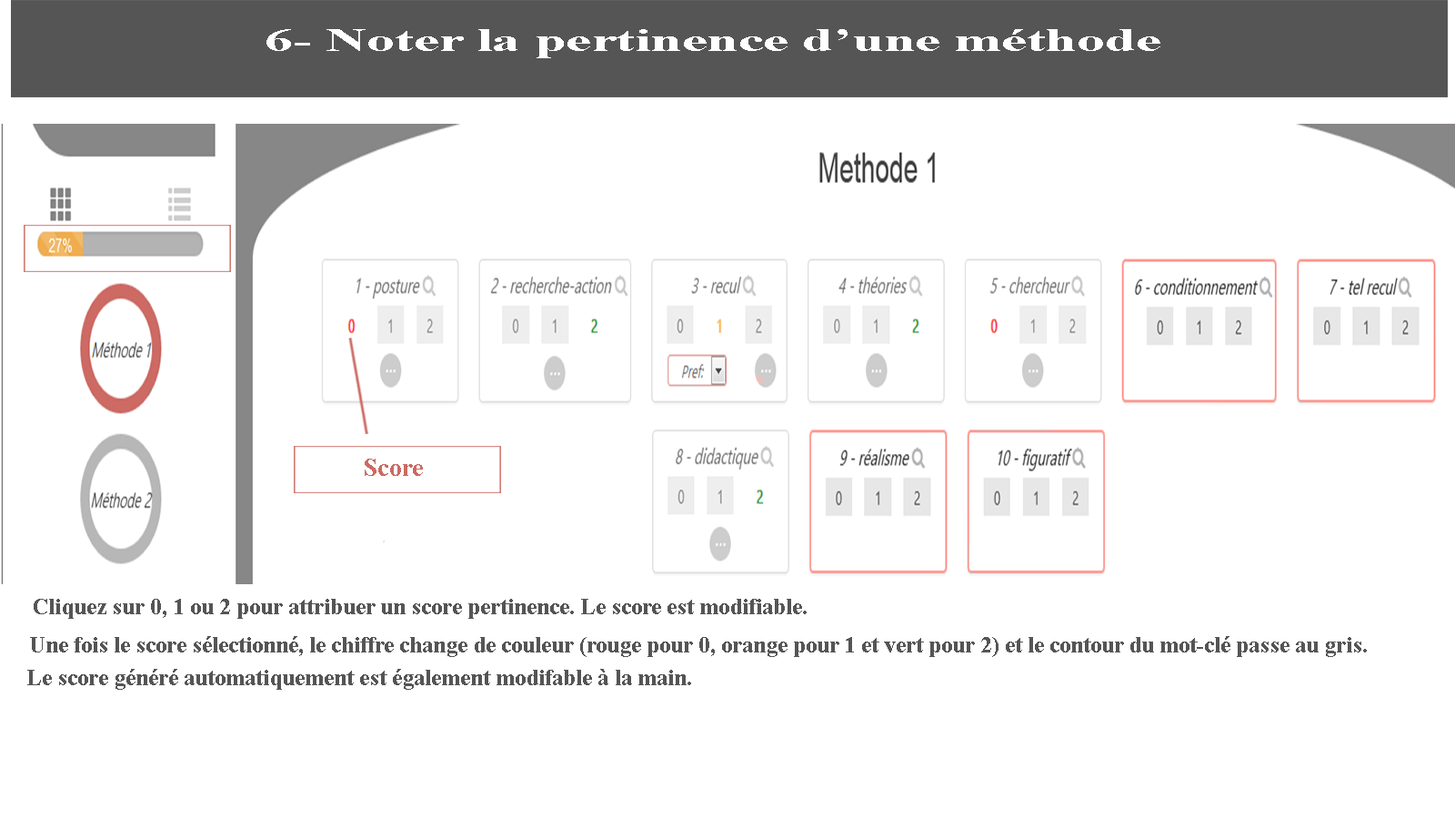
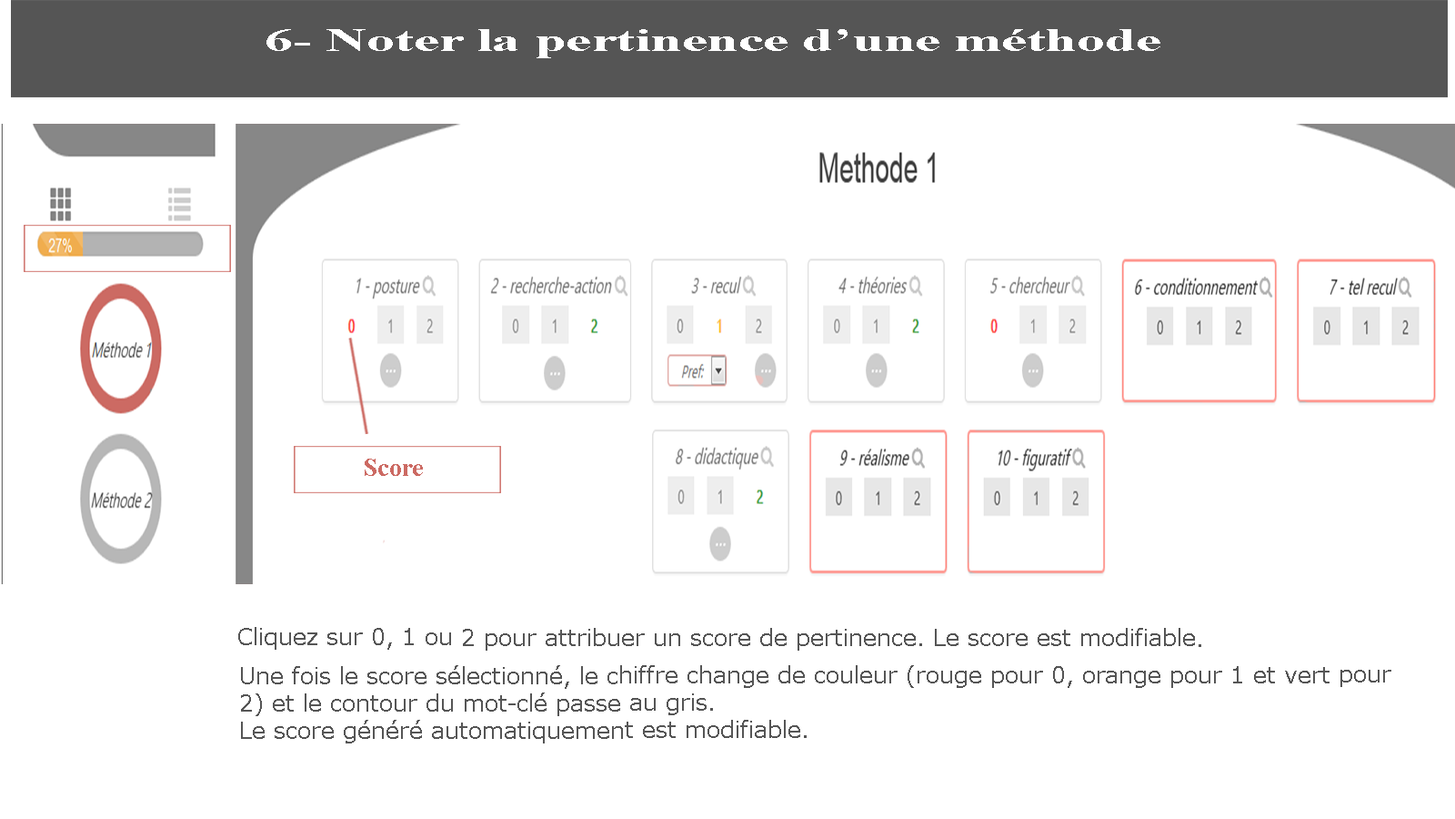
Layers edited between the first and the second 1455x819 image:
added layer "Une fois le score sélectionné, le chiffre change de couleur (ro" (1st of 2) above "Cliquez sur 0, 1 ou 2 pour attribuer un score de pertinence. Le" over (241, 664, 1392, 744)
added layer "Cliquez sur 0, 1 ou 2 pour attribuer un score de pertinence. Le" above "fond blanc" over (238, 626, 1202, 651)
renamed "resume" to "fond blanc", showed it, moved it above "Discipline", painted on it over (205, 612, 1392, 744)
hid "Une fois le score sélectionné, le chiffre change de couleur (ro" (2nd of 2) over (30, 635, 1368, 657)
hid "Le score généré automatiquement est également modifable à la ma" over (27, 668, 692, 690)
hid "Cliquez sur 0, 1 ou 2 pour attribuer un score pertinence. Le sc" over (33, 598, 807, 619)
